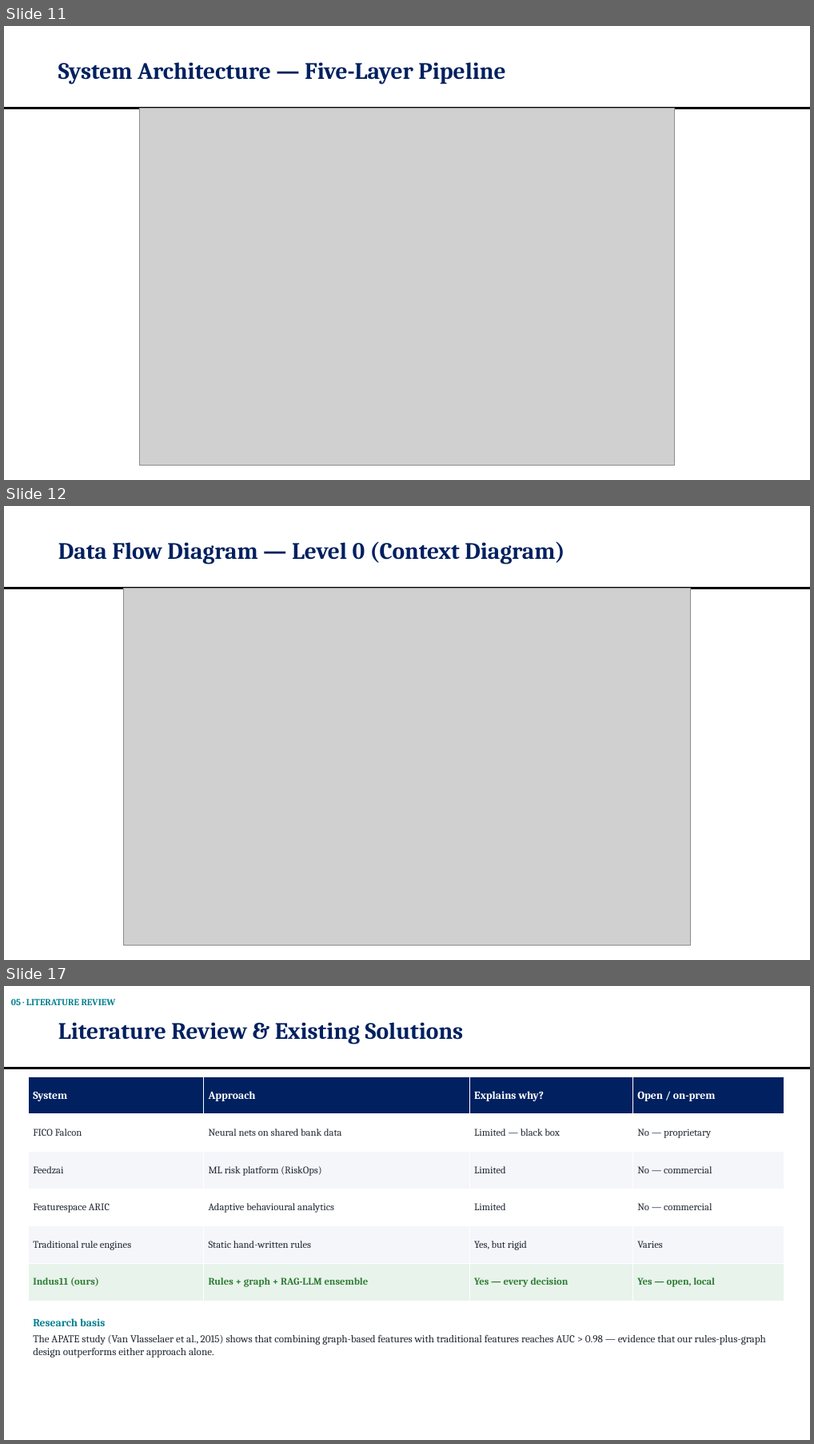
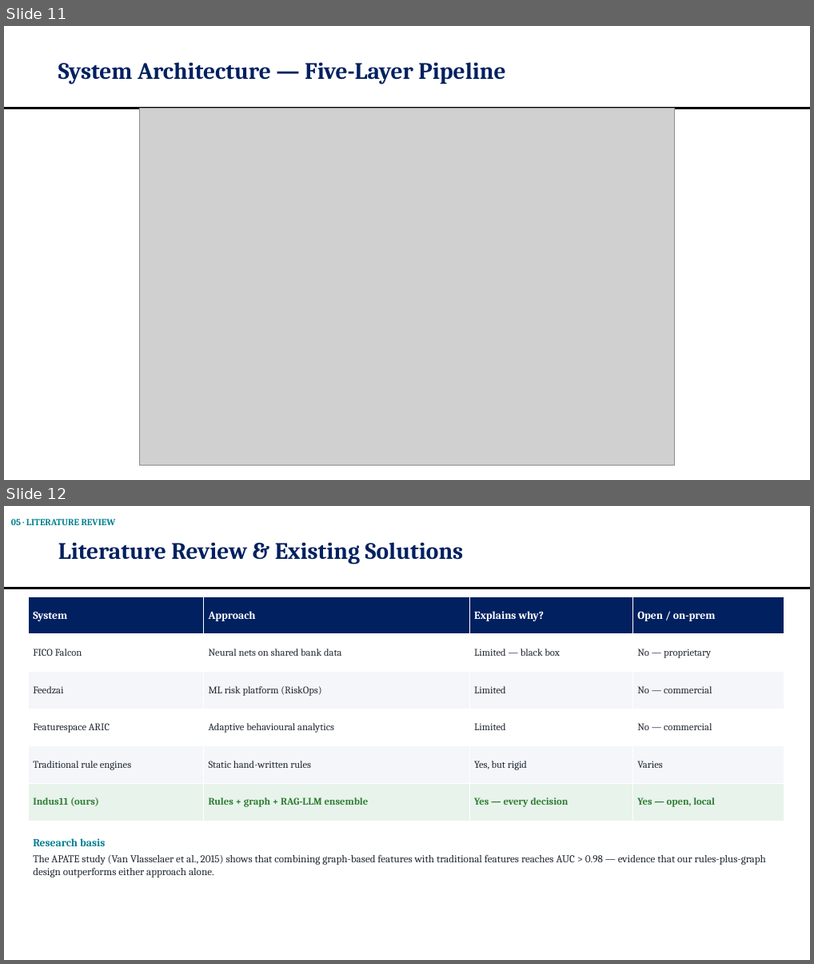
Before and after one commit to OMJOSHI15/indus11, a slide deck: docs/Indus11-Final-Review.pptx. Shown one above the other, each under a label of ours: slides 11, 12 and 17 before the commit, slides 11 and 12 after it; the slides between them are not shown. The pictures are 814x1444 and 814x964 pixels, drawn with LibreOffice and Linux fonts; fonts in the diff are those of the drawing; grey boxes stand for pictures. Boxes give left, top, right and bottom in pixels: in the first picture for what was removed or moved away, otherwise in the second. Text is boxed around its words. In the diff, an @@ line names an element or a change of style, - is before the commit and + after.

```diff
--- a/docs/Indus11-Final-Review.pptx
+++ b/docs/Indus11-Final-Review.pptx
@@ slide 12 removed at [4,506,810,960], background #FFFFFF; not listed: 1 template element that a slide beside it also shows @@
@@ title removed at [58,541,565,564] @@
-Data Flow Diagram — Level 0 (Context Diagram)
@@ picture removed at [124,588,690,944] @@
@@ what was slide 17 is now slide 12 @@
```
Also in this commit, not shown: 4 other slides removed.
